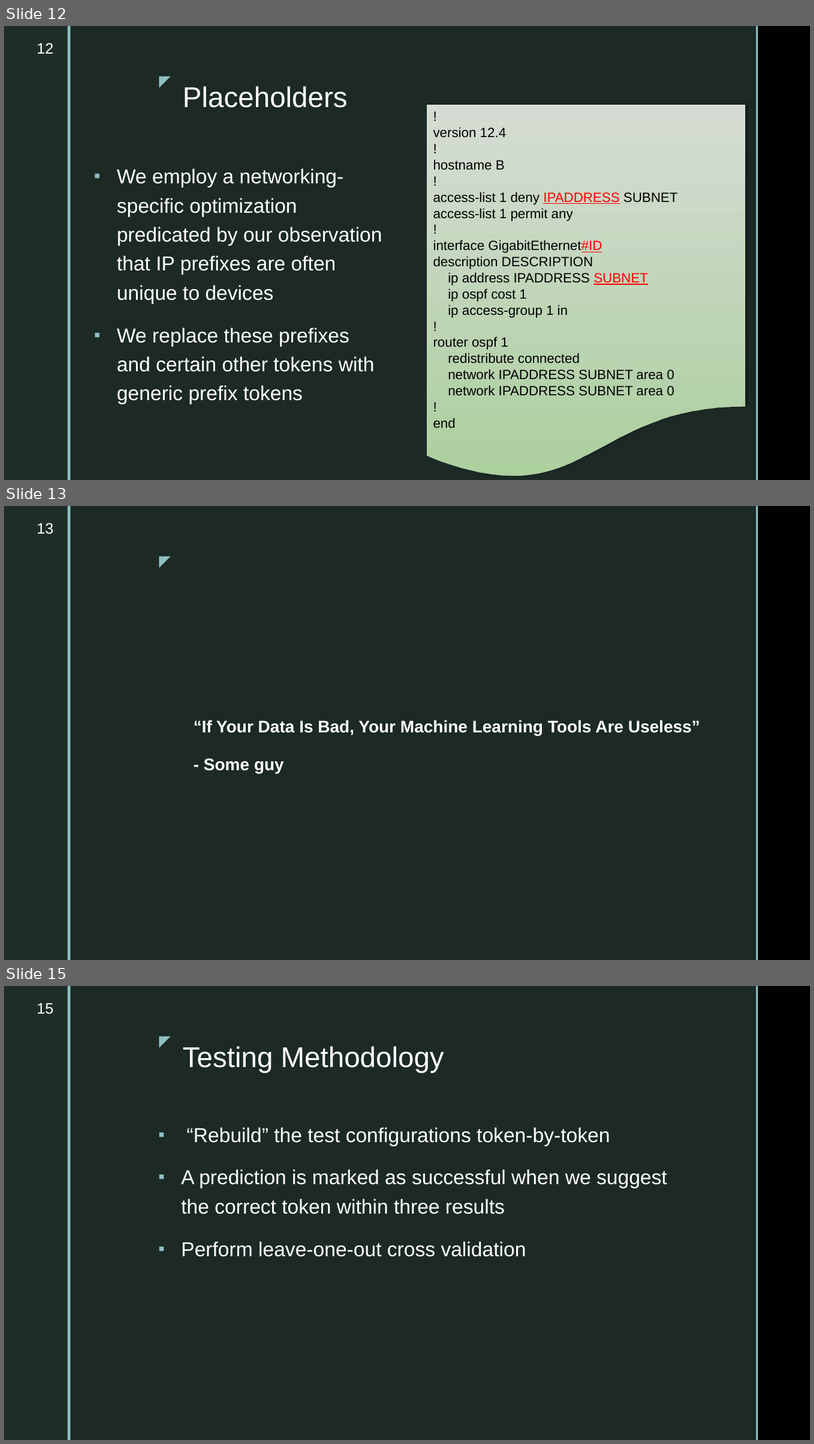
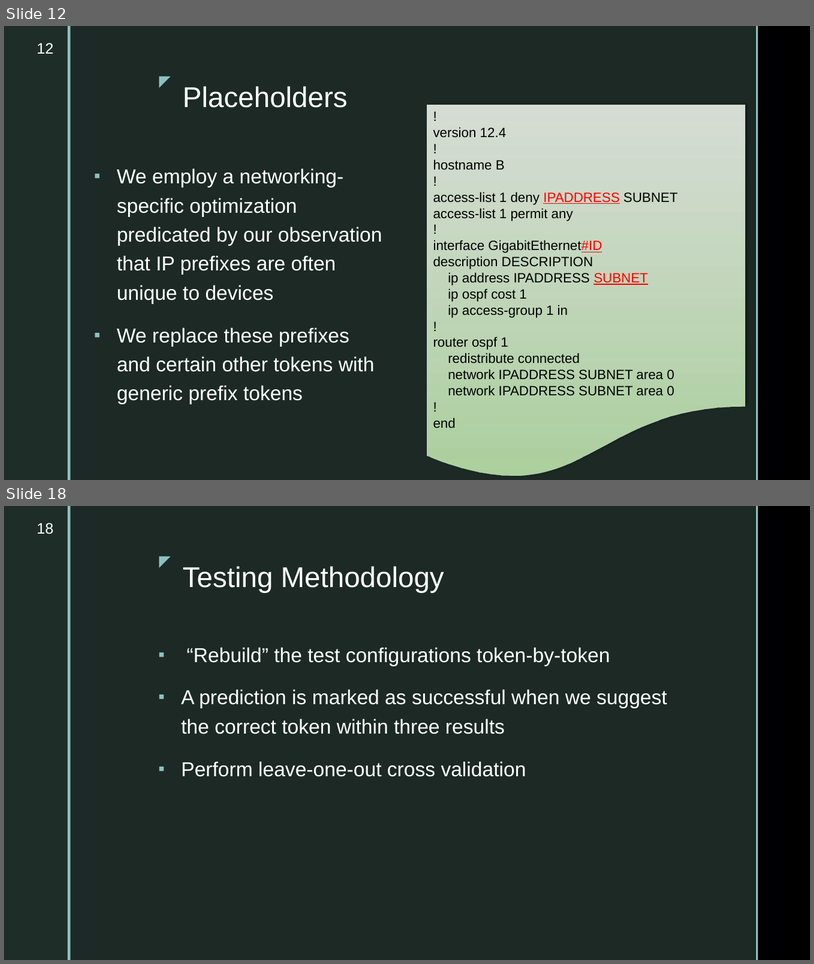
Before and after one commit to ahsanMah/config-completion, a slide deck: Final Presentation.pptx. Shown one above the other, each under a label of ours: slides 12, 13 and 15 before the commit, slides 12 and 18 after it; the slides between them are not shown. The pictures are 814x1444 and 814x964 pixels, drawn with LibreOffice and Linux fonts; fonts in the diff are those of the drawing; background and template pictures are left out. Boxes give left, top, right and bottom in pixels: in the first picture for what was removed or moved away, otherwise in the second. Text is boxed around its words. In the diff, an @@ line names an element or a change of style, - is before the commit and + after.

```diff
--- a/Final Presentation.pptx
+++ b/Final Presentation.pptx
@@ slide 13 removed at bbox=[4, 506, 810, 960], background picture (left out); not listed: 5 template elements that a slide beside it also shows @@
@@ page number removed at bbox=[37, 523, 54, 534] @@
-13
@@ text removed at bbox=[194, 720, 701, 773] @@
-“If Your Data Is Bad, Your Machine Learning Tools Are Useless”
-- Some guy
@@ what was slide 15 is now slide 18 @@
@@ page number at bbox=[37, 523, 54, 534]: text changed @@
-15
+18
```
Also in this commit, not shown: 7 slides changed, 6 slides added, 2 other slides removed.
